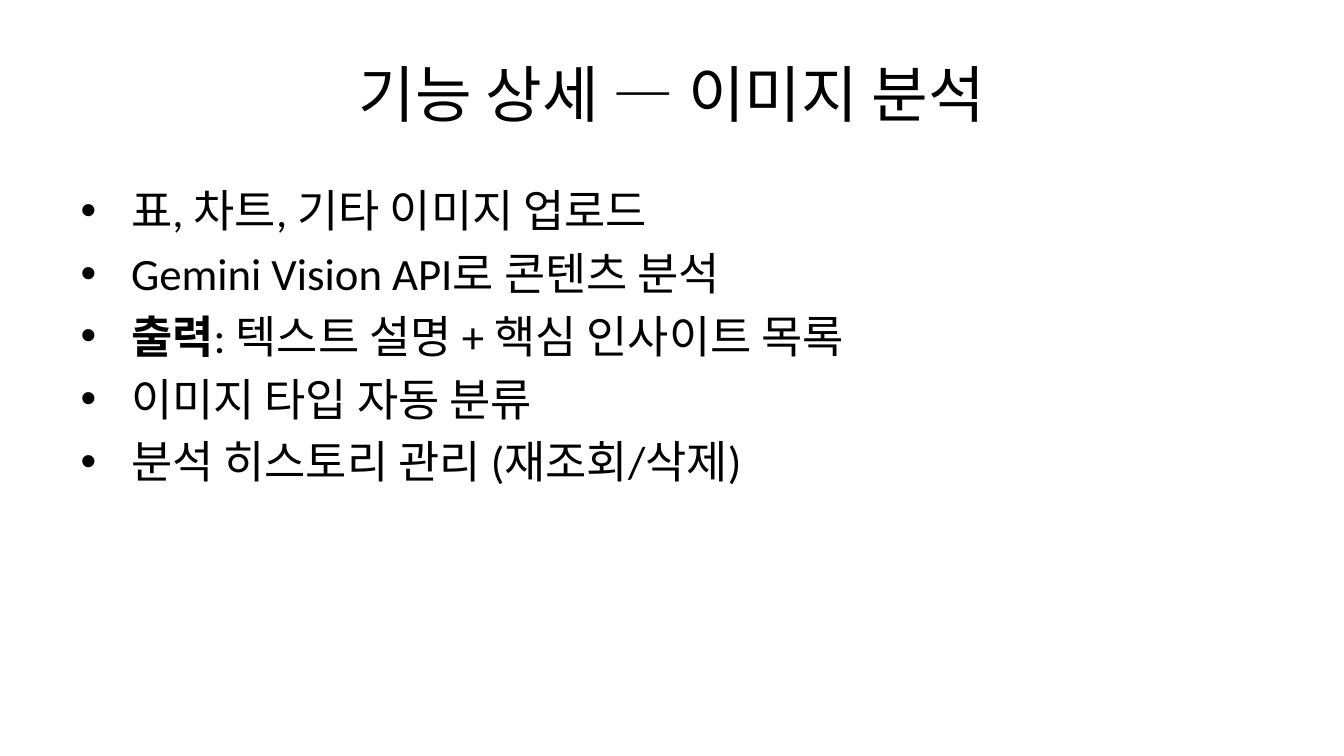
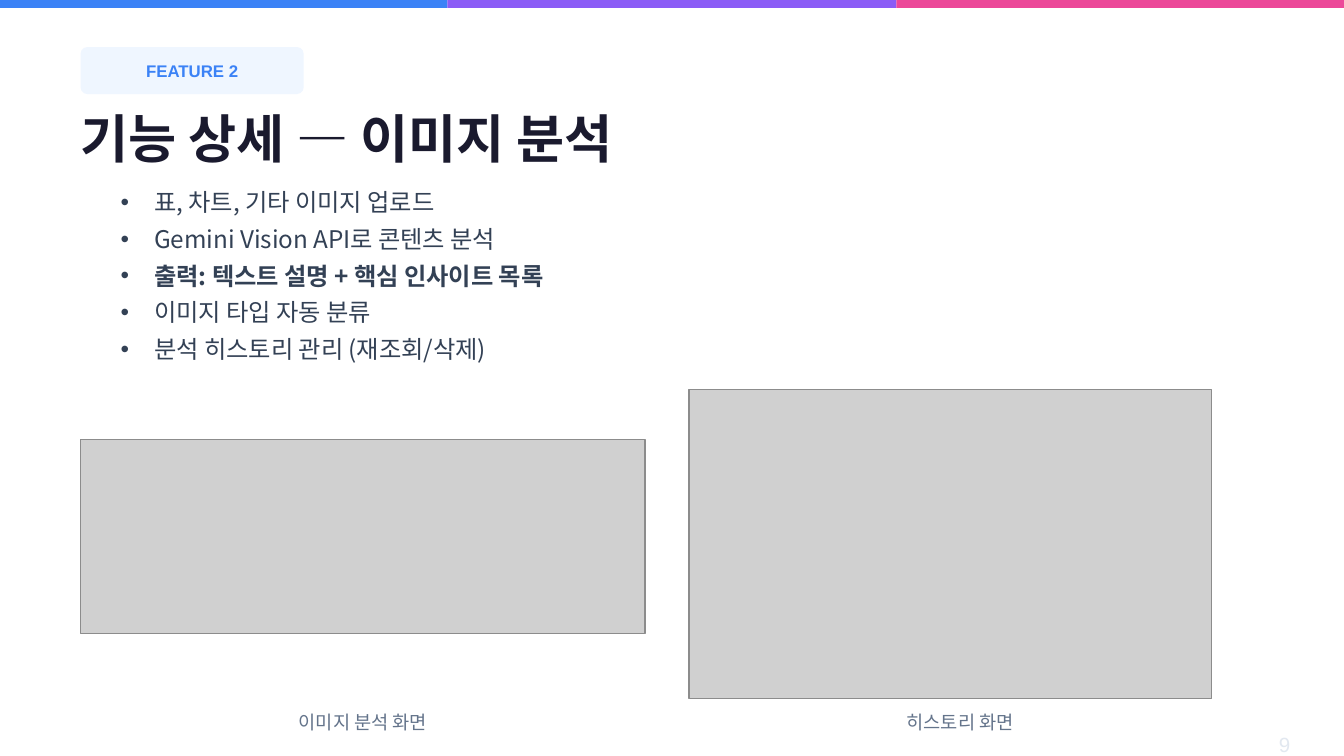
Before and after one commit to shinysky73/ai-worker, a slide deck: slide 9 of docs/REPORT_SLIDES.pptx. Drawn at 1344x756 pixels with LibreOffice and Linux fonts; fonts in the diff are those of the drawing; grey boxes stand for pictures. Boxes give left, top, right and bottom in pixels: in the first picture for what was removed or moved away, otherwise in the second. Text is boxed around its words. In the diff, an @@ line names an element or a change of style, - is before the commit and + after.

```diff
--- a/docs/REPORT_SLIDES.pptx
+++ b/docs/REPORT_SLIDES.pptx
@@ rectangle added at (0,0,448,8), fill #3B82F6 @@
@@ rectangle added at (448,0,896,8), fill #8B5CF6 @@
@@ rectangle added at (896,0,1344,8), fill #EC4899 @@
@@ rounded rectangle added at (81,47,304,94), fill #EFF6FF @@
@@ text added at (146,65,238,77), 9 pt, text #3B82F6, bold @@
+FEATURE 2
@@ text "기능 상세 — 이미지 분석": place and size @@
-text "기능 상세 — 이미지 분석" at (359,66,985,122)
+text "기능 상세 — 이미지 분석" at (81,114,612,163)
@@ text "기능 상세 — 이미지 분석" at (81,114,612,163): size 33 to 28 pt, font Calibri to Noto Sans CJK KR, text colour #000000 to #1A1A2E, bold on; alignment centre to left @@
@@ text "표, 차트, 기타 이미지 업로드": place and size @@
-text "표, 차트, 기타 이미지 업로드" at (131,190,844,484)
+text "표, 차트, 기타 이미지 업로드" at (154,191,544,363)
@@ text "표, 차트, 기타 이미지 업로드" at (154,191,544,363): size 24 to 13 pt, font Calibri to Noto Sans CJK KR, text colour #000000 to #334155; bold on in "출력: 텍스트 설명 + 핵심 인사이트 목록"; indent changed; vertical alignment top to middle @@
@@ picture added at (689,390,1212,699) @@
@@ picture added at (81,439,645,633) @@
@@ text added at (299,713,427,731), 10 pt, text #64748B @@
+이미지 분석 화면
@@ text added at (907,713,1013,731), 10 pt, text #64748B @@
+히스토리 화면
```
Also in this commit, not shown: 15 other slides changed, 2 slides added, 1 slide removed, 1 other file.
